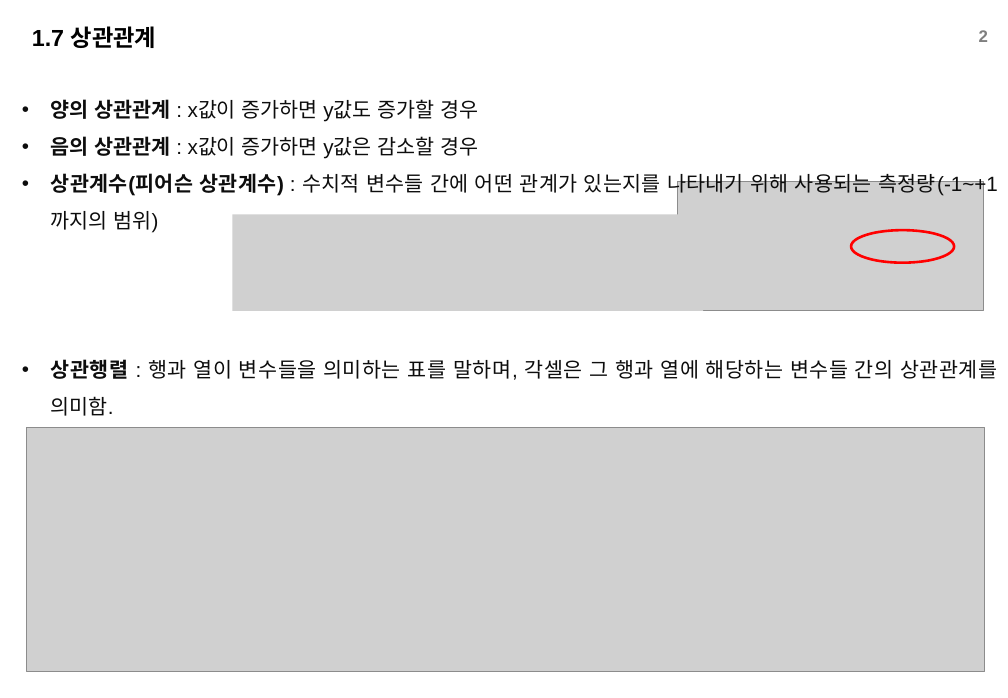
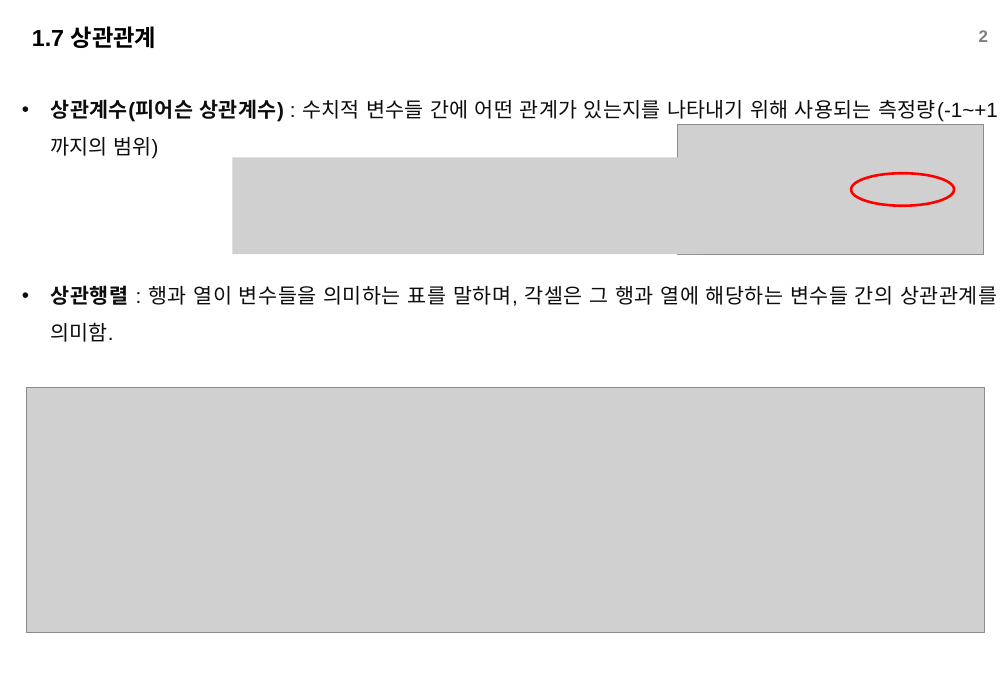
Before and after one commit to xddongx/flexink, a slide deck: slide 2 of study/ppt/[스터디]1.6.1~1.7상관계수_KDH.pptx. Drawn at 1008x698 pixels with LibreOffice and Linux fonts; fonts in the diff are those of the drawing; grey boxes stand for pictures; background and template pictures are left out. Boxes give left, top, right and bottom in pixels: in the first picture for what was removed or moved away, otherwise in the second. Text is boxed around its words. In the diff, an @@ line names an element or a change of style, - is before the commit and + after.

```diff
--- a/study/ppt/[스터디]1.6.1~1.7상관계수_KDH.pptx
+++ b/study/ppt/[스터디]1.6.1~1.7상관계수_KDH.pptx
@@ text at (51, 99, 478, 159): paragraphs removed @@
-• 양의 상관관계 : x값이 증가하면 y값도 증가할 경우
-• 음의 상관관계 : x값이 증가하면 y값은 감소할 경우
@@ 2 pictures, 1 ellipse: place and size @@
-2 pictures, 1 ellipse at (233, 181, 983, 312)
+2 pictures, 1 ellipse at (233, 124, 983, 254)
@@ picture: place and size @@
-picture at (27, 427, 985, 672)
+picture at (27, 387, 985, 632)
```
Also in this commit, not shown: 2 other slides changed, 1 other file.
